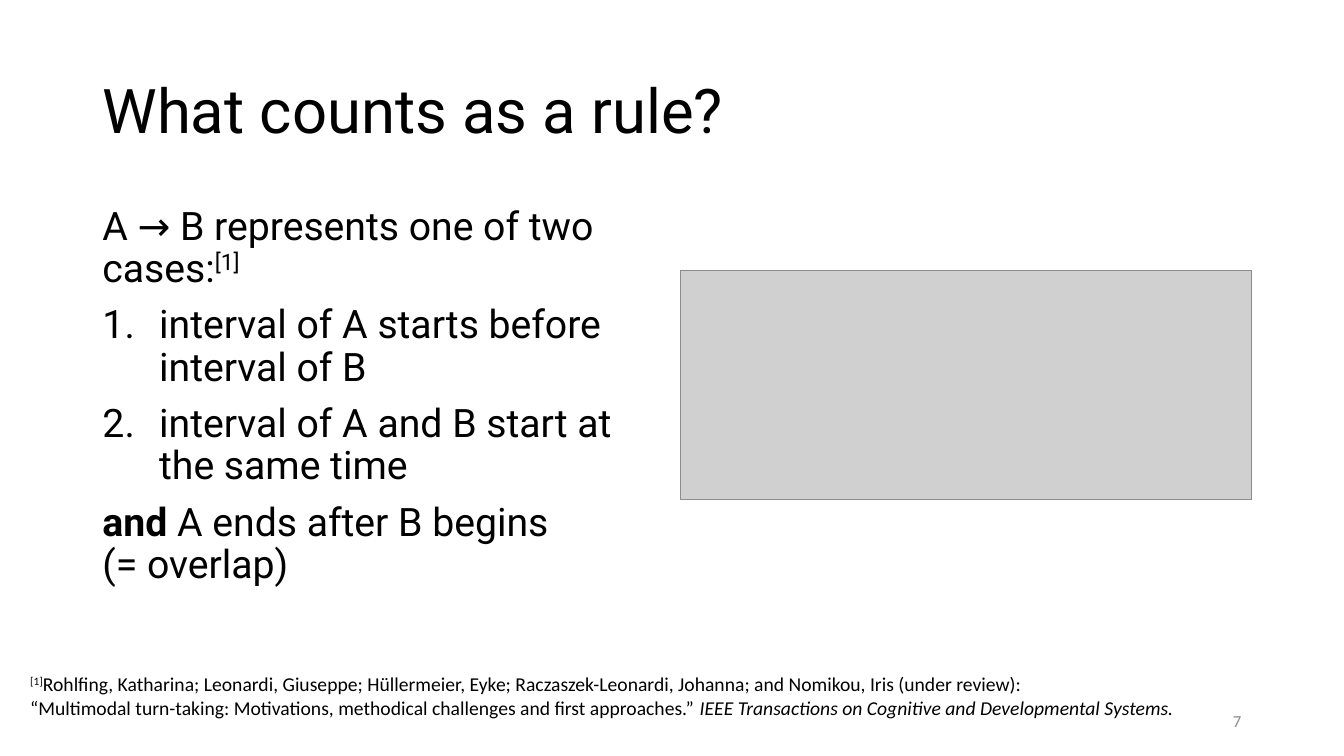
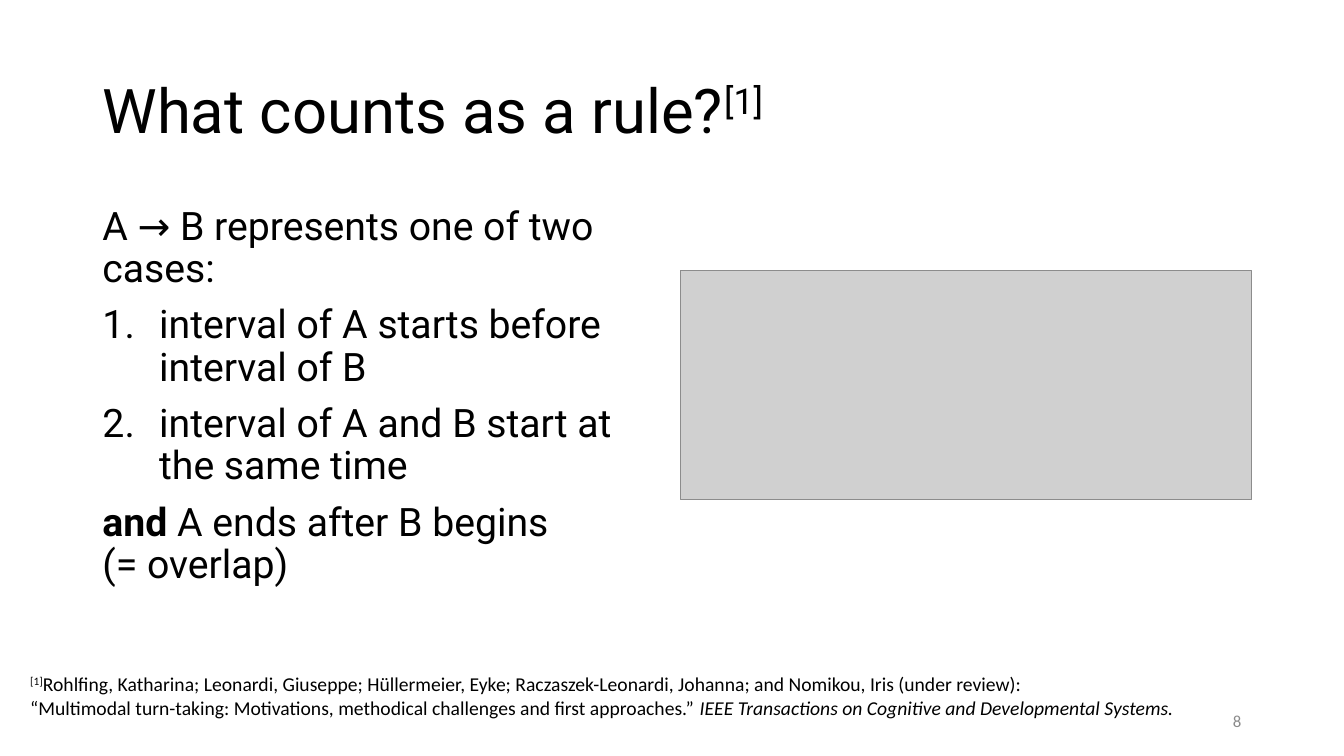
Before and after one commit to prestoaghitato/BA_thesis, a slide deck: slide 8 of tex/beamer_dummy.pptx (slide 7 before the commit). Drawn at 1344x756 pixels with LibreOffice and Linux fonts; fonts in the diff are those of the drawing; grey boxes stand for pictures. Boxes give left, top, right and bottom in pixels: in the first picture for what was removed or moved away, otherwise in the second. Text is boxed around its words. In the diff, an @@ line names an element or a change of style, - is before the commit and + after.

```diff
--- a/tex/beamer_dummy.pptx
+++ b/tex/beamer_dummy.pptx
@@ title at [102,85,763,134]: text changed @@
-What counts as a rule?
+What counts as a rule?[1]
@@ text at [102,210,594,283]: text changed @@
-A → B represents one of two cases:[1]
+A → B represents one of two cases:
@@ page number at [1233,715,1241,727]: text changed @@
-7
+8
```
Also in this commit, not shown: 2 other slides changed, 4 slides added, 2 slides removed, 17 other files.
